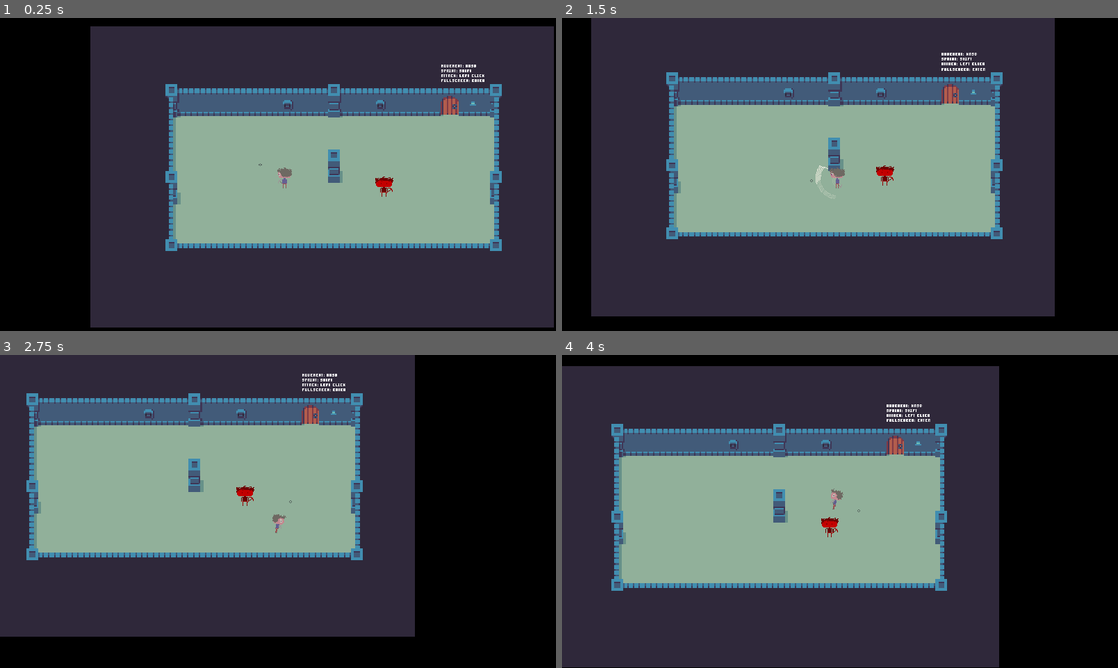
Above: before the commit, frames 1-4 (two rows, left to right).
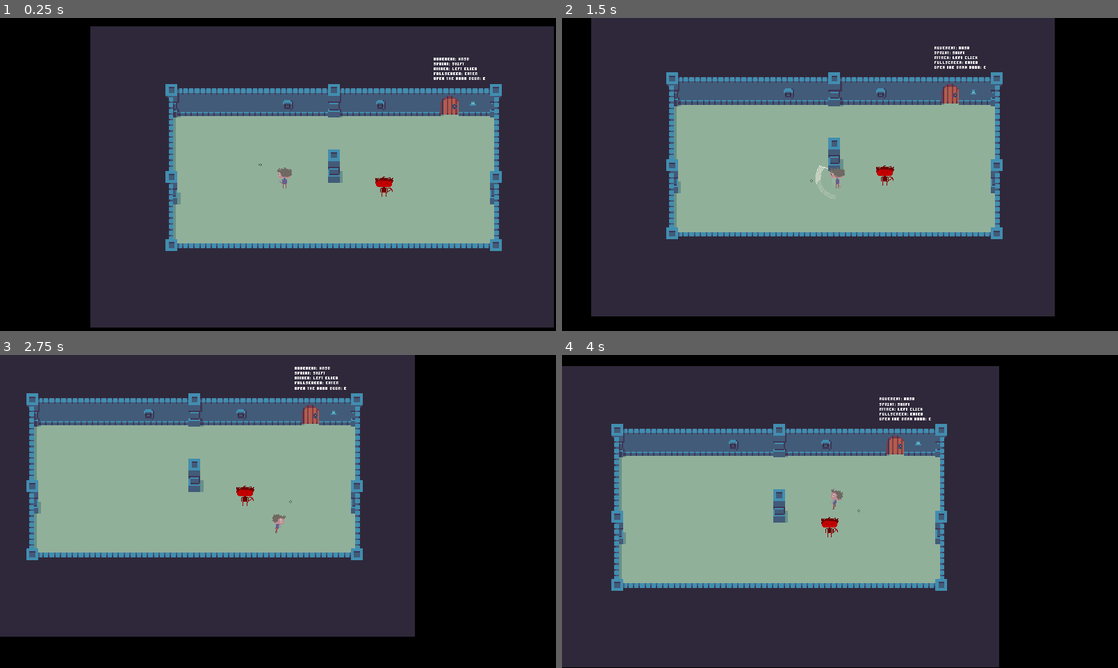
Above: after the commit, the same moments.

Repository: FrankJRix/minorman-game
Game: Godot game, scene res://levels/TemplateLevel.tscn
The game is run twice, just before and just after one commit, with the same random seed, the same clock (stepped at 60 frames per second) and the same inputs.
Inputs (mouse positions are in pixels of both pictures, inside the frame that each line leads up to):
- Up to frame 1 (0.25 s): no input
- Up to frame 2 (1.5 s): tap Enter (test_fullscreen) at 0.5 s; move the mouse to (962, 158) at 0.52 s; hold D (move_east) 0.53-1.28 s; tap E (interact, bound only after the commit) at 0.6 s; tap Space (jump) at 0.77 s; move the mouse to (728, 190) at 1.27 s; hold S (move_south) from 1.28 s (still down); click (728, 190) at 1.35 s
- Up to frame 3 (2.75 s): tap Space (jump) at 1.52 s; tap E (interact, bound only after the commit) at 1.55, 2.3 s; move the mouse to (333, 442) at 2.02 s; release S (move_south) at 2.03 s; hold D (move_east) from 2.03 s (still down); hold Shift (sprint) from 2.03 s (still down)
- Up to frame 4 (4 s): move the mouse to (812, 574) at 2.77 s; release D (move_east) at 2.78 s; release Shift (sprint) at 2.78 s; hold W (move_north) 2.78-3.53 s; tap E (interact, bound only after the commit) at 2.85, 3.6 s; tap Space (jump) at 3.02, 3.77 s; move the mouse to (1006, 558) at 3.52 s; hold A (move_west) from 3.53 s (still down)

The runs differ from the first frame. In frame 1, 0.3% of the frame differs, in the area x 78-88%, y 12-21%; in frame 2, 0.3%; in frame 3, 0.3%; in frame 4, 0.3%.
Error in both runs: Invalid get index 'jump' (on base: 'Dictionary'). (res://characters/player/norman_state_machine.gd:16)

Commit message:
La porta. S'è aperta.

Diff:
--- a/00_MinorMan/classes/procedural_generation/ProceduralGeneration.gd
+++ b/00_MinorMan/classes/procedural_generation/ProceduralGeneration.gd
@@ -28,9 +28,7 @@
 
 func _ready():
 	randomize()
-	initialize_map()
-	#read_map()
-	build_cave_map()
+	setup()
 
 
 func initialize_map():
@@ -147,19 +145,49 @@
 	map[tile_pos.x][tile_pos.y]["tunnel_id"] = id
 
 
+func spawn_player():
+	var point_on_map = fetch_spawn_point()
+	var point_in_world = tilemap.map_to_world(point_on_map) * tilemap.scale.x
+
+	print(point_on_map)
+	print(point_in_world)
+
+	$YSort/Norman.position = point_in_world
+
+
+func fetch_spawn_point():
+	var ideal_spawn
+
+	for i in CAVE_WIDTH:
+		for j in CAVE_HEIGHT:
+			if map[i][j]["tunnel_id"] == largest_tunnel["id"] and count_neighbourhood(i, j) == 0:
+				ideal_spawn = Vector2(i, j)
+				break
+
+	if  not ideal_spawn:
+		print("Could not find suitable spawn point.")
+		ideal_spawn = Vector2(-20, -20)
+
+	return ideal_spawn
+
+
 func build_cave_map():
 	tilemap.build_map(map, CAVE_WIDTH, CAVE_HEIGHT)
 
 
+func setup():
+	initialize_map()
+	for i in NUMBER_OF_STEPS:
+		cellular_automaton_step()
+	identify_tunnels()
+	evaluate()
+	build_cave_map()
+	spawn_player()
+
+
 func _input(event):
 	if Input.is_action_just_pressed("test_input"):
-		#clear_map()
-		for i in NUMBER_OF_STEPS:
-			cellular_automaton_step()
-		identify_tunnels()
-		evaluate()
-		#read_map()
-		build_cave_map()
+		setup()
 
 
 #######################################################################################EOF
--- /dev/null
+++ b/00_MinorMan/levels/Door.gd
@@ -0,0 +1,20 @@
+extends Area2D
+# TEST ONLY! Questo è un hack diel cazzo messo insieme al volo, è lammerda!
+
+func _ready():
+	set_process_unhandled_input(false)
+
+
+func _on_Door_body_entered(body):
+	if body.name == "Norman":
+		set_process_unhandled_input(true)
+
+
+func _on_Door_body_exited(body):
+	if body.name == "Norman":
+		set_process_unhandled_input(false)
+
+
+func _unhandled_input(event):
+	if Input.is_action_just_pressed("interact"):
+		get_tree().change_scene("res://classes/procedural_generation/ProceduralGeneration.tscn")
--- a/00_MinorMan/levels/TemplateLevel.tscn
+++ b/00_MinorMan/levels/TemplateLevel.tscn
@@ -1,17 +1,24 @@
-[gd_scene load_steps=7 format=2]
+[gd_scene load_steps=9 format=2]
 
 [ext_resource path="res://placeholder_assets/tilesets/dungeon_tileset.tres" type="TileSet" id=1]
 [ext_resource path="res://characters/player/Norman.tscn" type="PackedScene" id=2]
 [ext_resource path="res://characters/enemies/TestEnemy.tscn" type="PackedScene" id=3]
 [ext_resource path="res://levels/TemplateLevel.gd" type="Script" id=4]
 [ext_resource path="res://placeholder_assets/font/sharp_retro/sharp_retro.ttf" type="DynamicFontData" id=5]
+[ext_resource path="res://levels/Door.gd" type="Script" id=6]
 
 [sub_resource type="DynamicFont" id=1]
 size = 36
 font_data = ExtResource( 5 )
 
+[sub_resource type="RectangleShape2D" id=2]
+extents = Vector2( 40, 20 )
+
 [node name="TemplateLevel" type="Node2D"]
 script = ExtResource( 4 )
+__meta__ = {
+"_edit_group_": true
+}
 
 [node name="YSort" type="YSort" parent="."]
 
@@ -47,7 +54,7 @@
 format = 1
 
 [node name="Node2D" type="Node2D" parent="."]
-position = Vector2( 2250.12, 1046.68 )
+position = Vector2( 2200, 1000 )
 z_index = 20
 
 [node name="Label" type="Label" parent="Node2D"]
@@ -59,7 +66,19 @@
 text = "Movement: WASD
 Sprint: shift
 attack: left click
-fullscreen: enter"
+fullscreen: enter
+open the damn door: E"
 __meta__ = {
 "_edit_use_anchors_": false
 }
+
+[node name="Interactables" type="Node" parent="."]
+
+[node name="Door" type="Area2D" parent="Interactables"]
+position = Vector2( 2640, 1360 )
+script = ExtResource( 6 )
+
+[node name="CollisionShape2D" type="CollisionShape2D" parent="Interactables/Door"]
+shape = SubResource( 2 )
+[connection signal="body_entered" from="Interactables/Door" to="Interactables/Door" method="_on_Door_body_entered"]
+[connection signal="body_exited" from="Interactables/Door" to="Interactables/Door" method="_on_Door_body_exited"]
--- a/00_MinorMan/project.godot
+++ b/00_MinorMan/project.godot
@@ -133,6 +133,11 @@
 "events": [ Object(InputEventKey,"resource_local_to_scene":false,"resource_name":"","device":0,"alt":false,"shift":false,"control":false,"meta":false,"command":false,"pressed":false,"scancode":32,"unicode":0,"echo":false,"script":null)
  ]
 }
+interact={
+"deadzone": 0.5,
+"events": [ Object(InputEventKey,"resource_local_to_scene":false,"resource_name":"","device":0,"alt":false,"shift":false,"control":false,"meta":false,"command":false,"pressed":false,"scancode":69,"unicode":0,"echo":false,"script":null)
+ ]
+}
 
 [layer_names]
 
